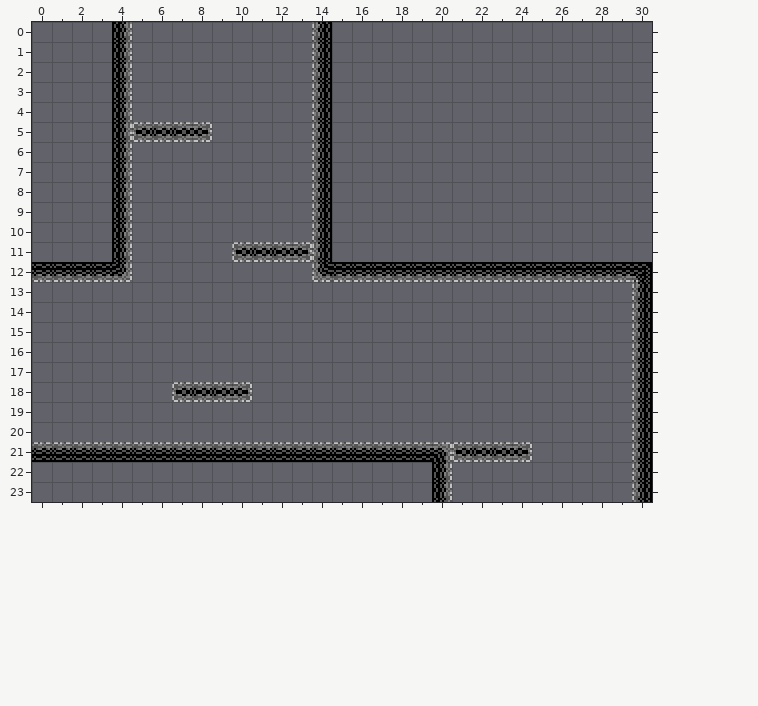
Level history. Tiled map: resources/cave11.tmx. This is how it looked before the edit.
Cells are 20x20 px. Shown: x 0..30, y 0..23.
The result:
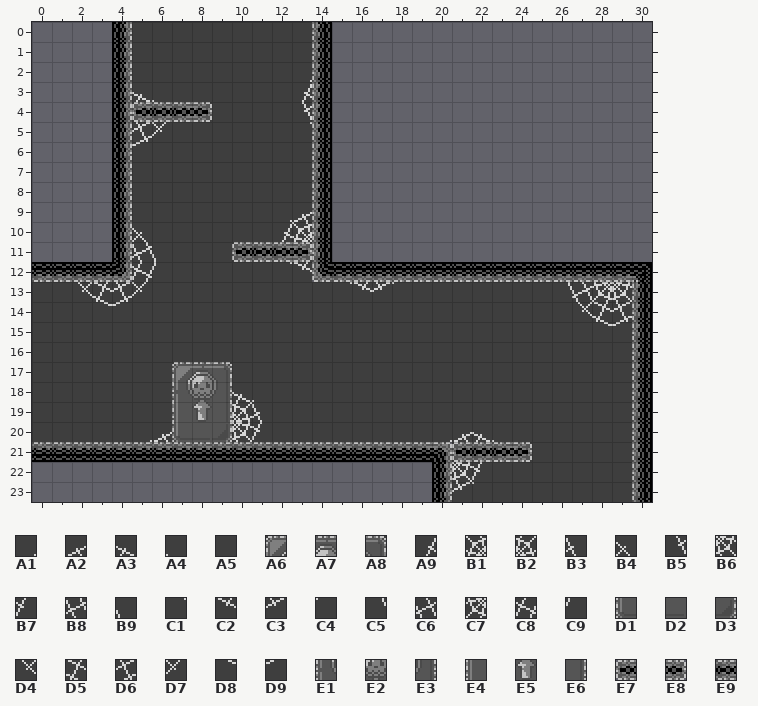
Key: from "cave_background": A1 0, A2 1, A3 2, A4 3, A5 4, A6 13, A7 14, A8 15, A9 20, B1 21, B2 22, B3 23, B4 28, B5 40, B6 42, B7 43, B8 48, B9 49, C1 60, C2 61, C3 62, C4 63, C5 64, C6 65, C7 66, C8 68, C9 69, D1 73, D2 74, D3 75, D4 85, D5 86, D6 87, D7 88, D8 106, D9 107, E1 237, E2 238, E3 239, E4 257, E5 258, E6 259; from "tiles_cave": E7 3, E8 4, E9 21.
__ is an empty cell, .. an unchanged one.
Tiles of an added or newly shown layer are drawn over the layers below it.
The exact change:
--- layer "background" (added)
@@ x 0..29 @@
- 0 .. .. .. .. .. __ __ __ __ __ __ __ __ __ .. .. .. .. .. .. .. .. .. .. .. .. .. .. .. ..
- 1 .. .. .. .. .. __ __ __ __ __ __ __ __ __ .. .. .. .. .. .. .. .. .. .. .. .. .. .. .. ..
- 2 .. .. .. .. .. __ __ __ __ __ __ __ __ __ .. .. .. .. .. .. .. .. .. .. .. .. .. .. .. ..
- 3 .. .. .. .. .. __ __ __ __ __ __ __ __ __ .. .. .. .. .. .. .. .. .. .. .. .. .. .. .. ..
- 4 .. .. .. .. .. __ .. .. __ __ __ __ __ __ .. .. .. .. .. .. .. .. .. .. .. .. .. .. .. ..
- 5 .. .. .. .. .. __ __ __ __ __ __ __ __ __ .. .. .. .. .. .. .. .. .. .. .. .. .. .. .. ..
- 6 .. .. .. .. .. __ __ __ __ __ __ __ __ __ .. .. .. .. .. .. .. .. .. .. .. .. .. .. .. ..
- 7 .. .. .. .. .. __ __ __ __ __ __ __ __ __ .. .. .. .. .. .. .. .. .. .. .. .. .. .. .. ..
- 8 .. .. .. .. .. __ __ __ __ __ __ __ __ __ .. .. .. .. .. .. .. .. .. .. .. .. .. .. .. ..
- 9 .. .. .. .. .. __ __ __ __ __ __ __ __ __ .. .. .. .. .. .. .. .. .. .. .. .. .. .. .. ..
-10 .. .. .. .. .. __ __ __ __ __ __ __ __ __ .. .. .. .. .. .. .. .. .. .. .. .. .. .. .. ..
-11 .. .. .. .. .. __ __ __ __ __ __ .. .. __ .. .. .. .. .. .. .. .. .. .. .. .. .. .. .. ..
-12 .. .. .. .. .. __ __ __ __ __ __ __ __ __ .. .. .. .. .. .. .. .. .. .. .. .. .. .. .. ..
-13 __ __ __ __ __ __ __ __ __ __ __ __ __ __ __ __ __ __ __ __ __ __ __ __ __ __ __ __ __ __
-14 __ __ __ __ __ __ __ __ __ __ __ __ __ __ __ __ __ __ __ __ __ __ __ __ __ __ __ __ __ __
-15 __ __ __ __ __ __ __ __ __ __ __ __ __ __ __ __ __ __ __ __ __ __ __ __ __ __ __ __ __ __
-16 __ __ __ __ __ __ __ __ __ __ __ __ __ __ __ __ __ __ __ __ __ __ __ __ __ __ __ __ __ __
-17 __ __ __ __ __ __ __ .. .. .. __ __ __ __ __ __ __ __ __ __ __ __ __ __ __ __ __ __ __ __
-18 __ __ __ __ __ __ __ __ __ __ __ __ __ __ __ __ __ __ __ __ __ __ __ __ __ __ __ __ __ __
-19 __ __ __ __ __ __ __ __ __ __ __ __ __ __ __ __ __ __ __ __ __ __ __ __ __ __ __ __ __ __
-20 __ __ __ __ __ __ __ __ __ __ __ __ __ __ __ __ __ __ __ __ __ __ __ __ __ __ __ __ __ __
-21 .. .. .. .. .. .. .. .. .. .. .. .. .. .. .. .. .. .. .. .. .. __ .. .. __ __ __ __ __ __
-22 .. .. .. .. .. .. .. .. .. .. .. .. .. .. .. .. .. .. .. .. .. __ __ __ __ __ __ __ __ __
-23 .. .. .. .. .. .. .. .. .. .. .. .. .. .. .. .. .. .. .. .. .. __ __ __ __ __ __ __ __ __
+ 0 .. .. .. .. .. A5 A5 A5 A5 A5 A5 A5 A5 A5 .. .. .. .. .. .. .. .. .. .. .. .. .. .. .. ..
+ 1 .. .. .. .. .. A5 A5 A5 A5 A5 A5 A5 A5 A5 .. .. .. .. .. .. .. .. .. .. .. .. .. .. .. ..
+ 2 .. .. .. .. .. A5 A5 A5 A5 A5 A5 A5 A5 A1 .. .. .. .. .. .. .. .. .. .. .. .. .. .. .. ..
+ 3 .. .. .. .. .. A3 A4 A5 A5 A5 A5 A5 A5 A9 .. .. .. .. .. .. .. .. .. .. .. .. .. .. .. ..
+ 4 .. .. .. .. .. A5 .. .. A5 A5 A5 A5 A5 B5 .. .. .. .. .. .. .. .. .. .. .. .. .. .. .. ..
+ 5 .. .. .. .. .. D6 D7 A5 A5 A5 A5 A5 A5 C1 .. .. .. .. .. .. .. .. .. .. .. .. .. .. .. ..
+ 6 .. .. .. .. .. D9 A5 A5 A5 A5 A5 A5 A5 A5 .. .. .. .. .. .. .. .. .. .. .. .. .. .. .. ..
+ 7 .. .. .. .. .. A5 A5 A5 A5 A5 A5 A5 A5 A5 .. .. .. .. .. .. .. .. .. .. .. .. .. .. .. ..
+ 8 .. .. .. .. .. A5 A5 A5 A5 A5 A5 A5 A5 A5 .. .. .. .. .. .. .. .. .. .. .. .. .. .. .. ..
+ 9 .. .. .. .. .. A5 A5 A5 A5 A5 A5 A5 A1 A2 .. .. .. .. .. .. .. .. .. .. .. .. .. .. .. ..
+10 .. .. .. .. .. B4 A5 A5 A5 A5 A5 A5 A9 B1 .. .. .. .. .. .. .. .. .. .. .. .. .. .. .. ..
+11 .. .. .. .. .. B8 B9 A5 A5 A5 A5 .. .. A5 .. .. .. .. .. .. .. .. .. .. .. .. .. .. .. ..
+12 .. .. .. .. .. C8 C9 A5 A5 A5 A5 A5 C1 C2 .. .. .. .. .. .. .. .. .. .. .. .. .. .. .. ..
+13 A5 A5 D4 D5 D6 D7 A5 A5 A5 A5 A5 A5 A5 A5 A5 C1 C2 C3 C4 A5 A5 A5 A5 A5 A5 A5 C5 C6 C7 B6
+14 A5 A5 A5 D8 D9 A5 A5 A5 A5 A5 A5 A5 A5 A5 A5 A5 A5 A5 A5 A5 A5 A5 A5 A5 A5 A5 A5 D4 D5 D6
+15 A5 A5 A5 A5 A5 A5 A5 A5 A5 A5 A5 A5 A5 A5 A5 A5 A5 A5 A5 A5 A5 A5 A5 A5 A5 A5 A5 A5 D8 D9
+16 A5 A5 A5 A5 A5 A5 A5 A5 A5 A5 A5 A5 A5 A5 A5 A5 A5 A5 A5 A5 A5 A5 A5 A5 A5 A5 A5 A5 A5 A5
+17 A5 A5 A5 A5 A5 A5 A5 .. .. .. A5 A5 A5 A5 A5 A5 A5 A5 A5 A5 A5 A5 A5 A5 A5 A5 A5 A5 A5 A5
+18 A5 A5 A5 A5 A5 A5 A5 E1 E2 E3 A3 A4 A5 A5 A5 A5 A5 A5 A5 A5 A5 A5 A5 A5 A5 A5 A5 A5 A5 A5
+19 A5 A5 A5 A5 A5 A5 A5 E4 E5 E6 B2 B3 A5 A5 A5 A5 A5 A5 A5 A5 A5 A5 A5 A5 A5 A5 A5 A5 A5 A5
+20 A5 A5 A5 A5 A5 A1 A2 D1 D2 D3 B6 B7 A5 A5 A5 A5 A5 A5 A5 A5 A1 A2 A3 A4 A5 A5 A5 A5 A5 A5
+21 .. .. .. .. .. .. .. .. .. .. .. .. .. .. .. .. .. .. .. .. .. A5 .. .. A5 A5 A5 A5 A5 A5
+22 .. .. .. .. .. .. .. .. .. .. .. .. .. .. .. .. .. .. .. .. .. B6 B7 A5 A5 A5 A5 A5 A5 A5
+23 .. .. .. .. .. .. .. .. .. .. .. .. .. .. .. .. .. .. .. .. .. C3 C4 A5 A5 A5 A5 A5 A5 A5
--- layer "walls"
@@ x 5..8 @@
- 4 __ __ __ __
- 5 E7 E9 E9 E8
+ 4 E7 E9 E9 E8
+ 5 __ __ __ __
@@ x 7..10 @@
-17 __ __ __ ..
-18 E7 E9 E9 E8
+17 A6 A7 A8 ..
+18 __ __ __ __
Boxes around the changes in both pictures, in picture pixels (x1, y1, x2, y2):
changed: (32, 22, 632, 502)
